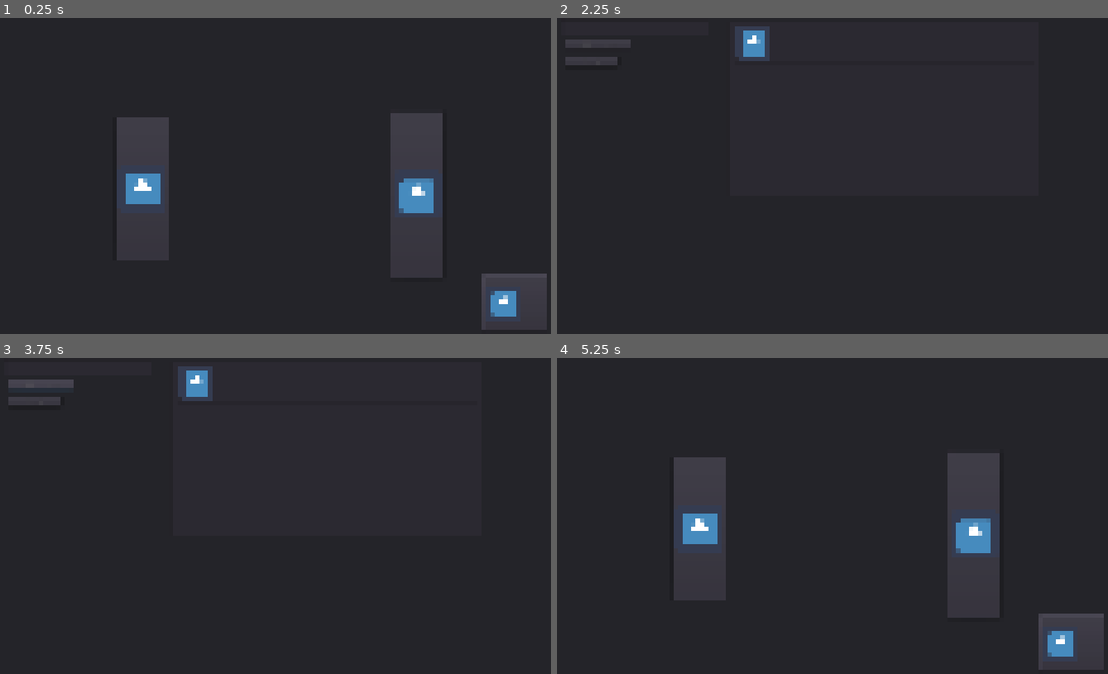
Above: before the commit, frames 1-4 (two rows, left to right).
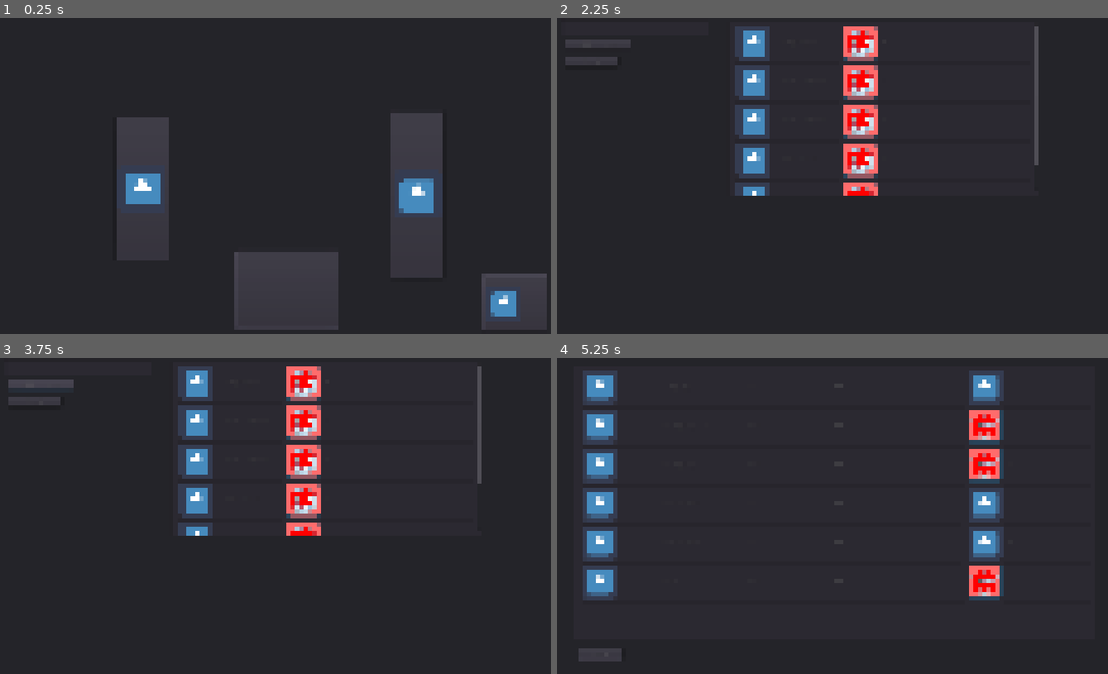
Above: after the commit, the same moments.

Repository: DevelopedAphid/WriggleIn
Game: Godot game, scene res://MainScreen.tscn
Two runs of this game, one before a commit and one after it. Both use one fixed random seed, a clock stepped at 60 frames per second and the inputs below. The engine's default icon, where the game draws it, is replaced by a stand-in: a white triangle on a blue panel in a dark square.
Inputs (mouse positions are in pixels of both pictures, inside the frame that each line leads up to):
- Up to frame 1 (0.25 s): no input
- Up to frame 2 (2.25 s): click (975, 194) at 0.5 s; click (601, 315) at 1.25 s, where only the run after the commit has a clickable "Back"; click (1069, 302) at 2 s
- Up to frame 3 (3.75 s): click (77, 367) at 2.77 s; type "Alex" at 2.85 s; click "Add person" at 3.5 s
- Up to frame 4 (5.25 s): click "Back" at 4.25 s; click (843, 629) at 5.02 s

The runs differ from the first frame. In frame 1, 3.1% of the frame differs, in the area x 42-62%, y 74-99%; in frame 2, 5.6%; in frame 3, 5.6%; in frame 4, 11%, in the area x 3-100%, y 3-99%.
Error before the commit: Invalid get index 'current_person' (on base: 'Node (Global.gd)'). (res://AdminTree.gd:30)

Commit message:
enter and leave buttons filter list correctly
- enter button shows only those that are out
- leave button shows only those that are in
- all button shows all

Diff:
--- a/AdminTree.gd
+++ b/AdminTree.gd
@@ -27,9 +27,9 @@
 		var current_tree_item: TreeItem = tree.create_item()
 		var current_person = Global.person_dict[n]
 		current_tree_item.set_icon(0,load("res://icon.png"))
-		current_tree_item.set_text(1,Global.current_person.Name)
+		current_tree_item.set_text(1,current_person.Name)
 		current_tree_item.add_button(2, load("res://icon_red.png"))
-		current_tree_item.set_text(3, str(Global.current_person.ID))
+		current_tree_item.set_text(3, str(current_person.ID))
 
 
 func _on_AdminTree_button_pressed(item, _column, _id):
--- a/EmployeeTree.gd
+++ b/EmployeeTree.gd
@@ -1,7 +1,6 @@
 extends Tree
 
 var tree: Tree = self
-var status_to_show: String = "all"
 
 func _ready():
 	tree.select_mode = 1
@@ -11,12 +10,6 @@
 	#Tree needs a root otherwise first TreeItem added becomes the root by default
 	var _root: TreeItem = tree.create_item()
 
-	_update_tree()
-
-	Global.connect("person_list_changed", self, "_on_Global_person_list_changed")
-	Global.connect("status_to_show_changed", self, "_on_Global_status_to_show_changed")
-
-func _on_Global_person_list_changed():
 	_update_tree()
 
 func _on_EmployeeTree_button_pressed(item, column, id):
@@ -38,11 +31,12 @@
 
 	for n in Global.person_dict.size():
 		var current_person = Global.person_dict[n]
-		if status_to_show == "all":
+		if Global.status_to_show == "all":
 			load_person_into_tree(current_person)
 		else:
-			if current_person.Status == status_to_show:
+			if current_person.Status == Global.status_to_show:
 				load_person_into_tree(current_person)
+				#TODO: if type == global.typetoshow then load
 
 func load_person_into_tree(current_person):
 	var current_tree_item: TreeItem = tree.create_item()
@@ -55,8 +49,3 @@
 	elif current_person.Status == "out":
 		current_tree_item.add_button(4, load("res://icon_red.png"))
 	current_tree_item.set_text(5, str(current_person.ID))
-
-func _on_Global_status_to_show_changed(new_status):
-	print(new_status)
-	status_to_show = new_status
-	_update_tree()
--- a/Global.gd
+++ b/Global.gd
@@ -1,7 +1,6 @@
 extends Node
 
 signal person_list_changed
-signal status_to_show_changed(new_status)
 
 var status_to_show: String = "all"
 
@@ -80,4 +79,3 @@
 
 func change_status_to_show(new_status: String):
 	status_to_show = new_status
-	emit_signal("status_to_show_changed", new_status)
--- a/MainScreen.gd
+++ b/MainScreen.gd
@@ -7,3 +7,13 @@
 
 func _on_AdminButton_button_up():
 	get_tree().change_scene("res://AdminScreen.tscn")
+
+
+func _on_LeaveButton_button_up():
+	Global.change_status_to_show("in")
+	get_tree().change_scene("res://EnterScreen.tscn")
+
+
+func _on_AllEmployeesButton_button_up():
+	Global.change_status_to_show("all")
+	get_tree().change_scene("res://EnterScreen.tscn")
--- a/MainScreen.tscn
+++ b/MainScreen.tscn
@@ -52,5 +52,13 @@
 margin_bottom = 587.713
 icon = ExtResource( 1 )
 
+[node name="AllEmployeesButton" type="Button" parent="MainPanel"]
+margin_left = 434.948
+margin_top = 435.742
+margin_right = 621.948
+margin_bottom = 580.742
+
 [connection signal="button_up" from="MainPanel/EnterButton" to="." method="_on_EnterButton_button_up"]
+[connection signal="button_up" from="MainPanel/LeaveButton" to="." method="_on_LeaveButton_button_up"]
 [connection signal="button_up" from="MainPanel/AdminButton" to="." method="_on_AdminButton_button_up"]
+[connection signal="button_up" from="MainPanel/AllEmployeesButton" to="." method="_on_AllEmployeesButton_button_up"]
